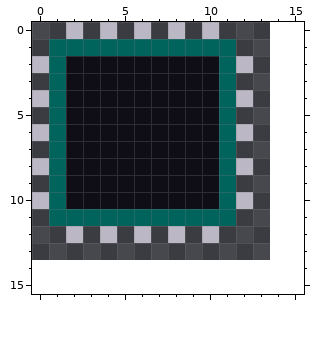
A pixel-art file gets an edit: art/circuit.ase. That is the earlier state.
15x15 pixels, 1 frame. The old version is drawn lined up with the new one, on the new canvas.
Once edited:
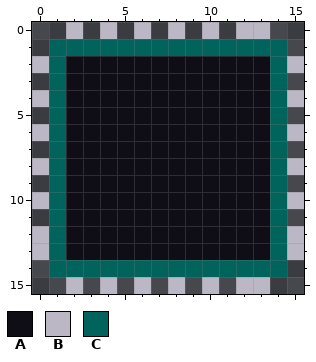
Palette (. is transparent): A #0f0e17  B #bcb7c5  C #00635c
What changed:
canvas 15x15 -> 16x16, the old top-left corner now at -1,-1 (the part of the old canvas that was cut away was empty and is not shown)
y 0: x 12..13 .. -> BB
y 1: x 12..14 ... -> CCC
y 2: x 11..15 CB... -> AAACB
y 3: x 11..14 C... -> AAAC
y 4: x 11..15 CB... -> AAACB
y 5: x 11..14 C... -> AAAC
y 6: x 11..15 CB... -> AAACB
y 7: x 11..14 C... -> AAAC
y 8: x 11..15 CB... -> AAACB
y 9: x 11..14 C... -> AAAC
y 10: x 11..15 CB... -> AAACB
y 11: x 2..14 CCCCCCCCCC... -> AAAAAAAAAAAAC
y 12: x 0..15 ..B.B.B.B.B..... -> BCAAAAAAAAAAAACB
y 13: x 0..15 ................ -> BCAAAAAAAAAAAACB
y 14: x 1..14 .............. -> CCCCCCCCCCCCCC
y 15: x 2 . -> B; x 4 . -> B; x 6 . -> B; x 8 . -> B; x 10 . -> B; x 12..13 .. -> BB
